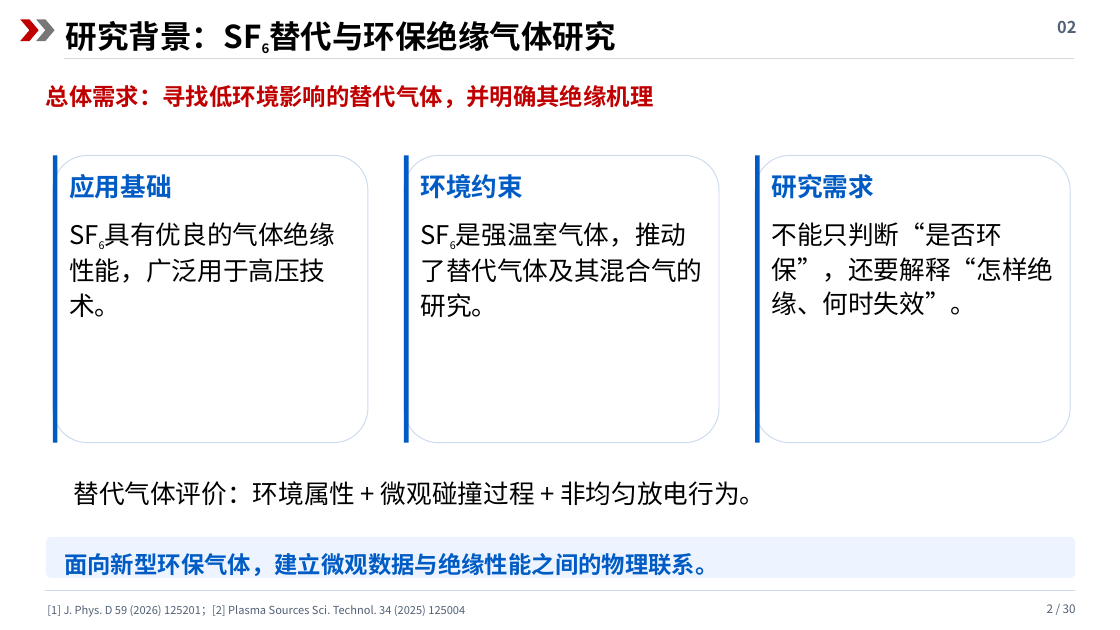
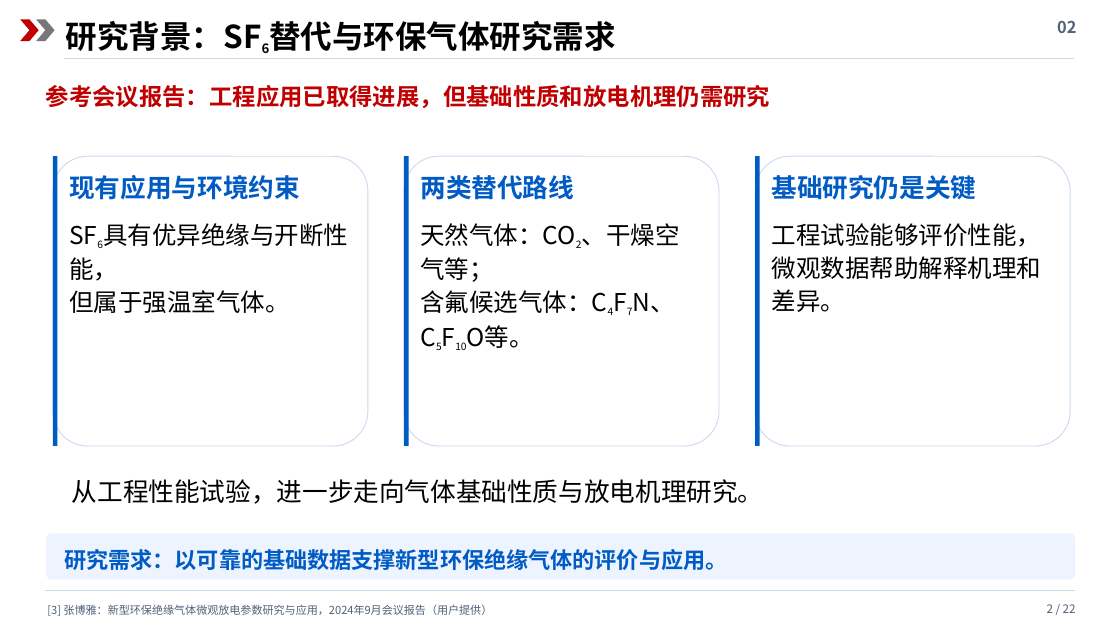
Before and after one commit to cass1223/cassbook, a slide deck: slide 2 of presentations/c4f7n/c4f7n_review.pptx. Drawn at 1120x630 pixels with LibreOffice and Linux fonts; fonts in the diff are those of the drawing. Boxes give left, top, right and bottom in pixels: in the first picture for what was removed or moved away, otherwise in the second. Text is boxed around its words. In the diff, an @@ line names an element or a change of style, - is before the commit and + after.

```diff
--- a/presentations/c4f7n/c4f7n_review.pptx
+++ b/presentations/c4f7n/c4f7n_review.pptx
@@ text at (x1=46, y1=85, x2=770, y2=108): text changed @@
-总体需求：寻找低环境影响的替代气体，并明确其绝缘机理
+参考会议报告：工程应用已取得进展，但基础性质和放电机理仍需研究
@@ text at (x1=69, y1=175, x2=300, y2=200): text changed @@
-应用基础
+现有应用与环境约束
@@ text at (x1=420, y1=175, x2=574, y2=200): text changed @@
-环境约束
+两类替代路线
@@ text at (x1=772, y1=175, x2=977, y2=200): text changed @@
-研究需求
+基础研究仍是关键
@@ text at (x1=420, y1=223, x2=680, y2=348): text changed; size 22 to 21 pt @@
-SF6是强温室气体，推动了替代气体及其混合气的研究。
+天然气体：CO2、干燥空气等；
+含氟候选气体：C4F7N、C5F10O等。
@@ text at (x1=772, y1=223, x2=1042, y2=312): text changed; size 22 to 21 pt @@
-不能只判断“是否环保”，还要解释“怎样绝缘、何时失效”。
+工程试验能够评价性能，
+微观数据帮助解释机理和差异。
@@ text at (x1=69, y1=290, x2=290, y2=313): text changed; size 22 to 21 pt @@
-SF6具有优良的气体绝缘性能，广泛用于高压技术。
+SF6具有优异绝缘与开断性能，
+但属于强温室气体。
@@ text at (x1=72, y1=479, x2=764, y2=504): text changed @@
-替代气体评价：环境属性 + 微观碰撞过程 + 非均匀放电行为。
+从工程性能试验，进一步走向气体基础性质与放电机理研究。
@@ text at (x1=64, y1=549, x2=727, y2=570): text changed; size 20 to 19 pt @@
-面向新型环保气体，建立微观数据与绝缘性能之间的物理联系。
+研究需求：以可靠的基础数据支撑新型环保绝缘气体的评价与应用。
@@ text at (x1=47, y1=604, x2=493, y2=616): text changed @@
-[1] J. Phys. D 59 (2026) 125201；[2] Plasma Sources Sci. Technol. 34 (2025) 125004
+[3] 张博雅：新型环保绝缘气体微观放电参数研究与应用，2024年9月会议报告（用户提供）
@@ text at (x1=1047, y1=604, x2=1076, y2=613): text changed @@
-2 / 30
+2 / 22
```
Also in this commit, not shown: 20 other slides changed, 1 slide added, 9 slides removed, 4 other files.
